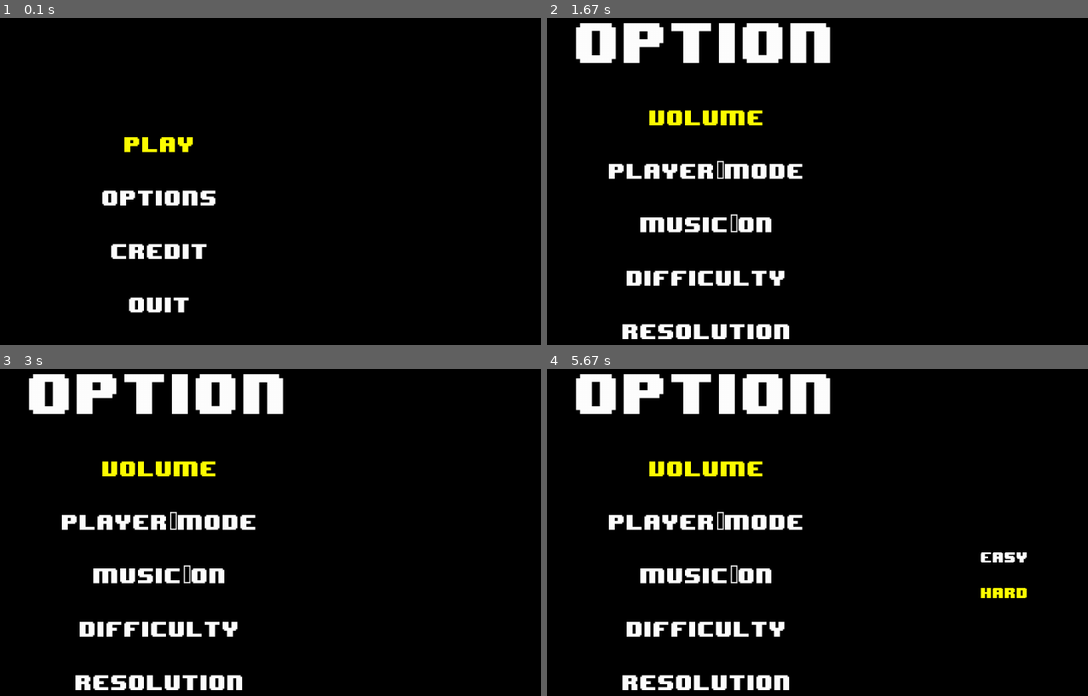
Above: before the commit, frames 1-4 (two rows, left to right).
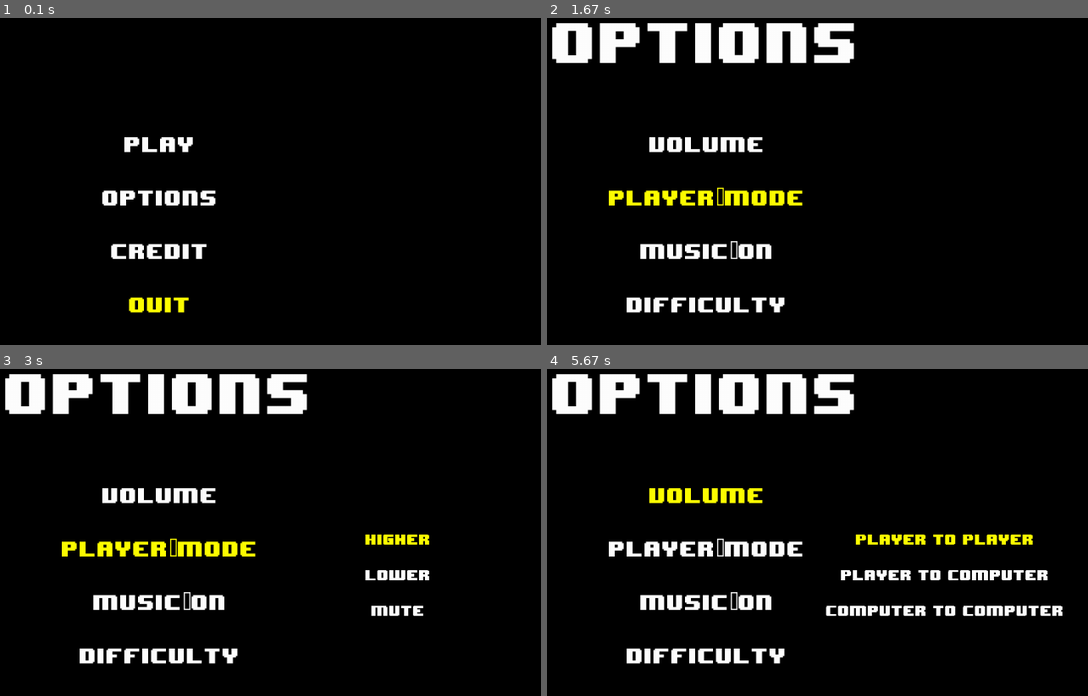
Above: after the commit, the same moments.

Repository: MohammadDallash/Gobblet-Ai-PYgame
Game: pygame game, started from main.py
The game is run twice, just before and just after one commit, with the same random seed, the same clock (stepped at 60 frames per second) and the same inputs.
Inputs (mouse positions are in pixels of both pictures, inside the frame that each line leads up to):
- Up to frame 1 (0.1 s): no input
- Up to frame 2 (1.67 s): press the mouse at (709, 197) at 0.37 s; move the mouse to (693, 269) at 0.47 s; release the mouse at (682, 341) at 0.6 s; tap Enter at 0.67 s; press the mouse at (709, 328) at 1.03 s; move the mouse to (752, 230) at 1.13 s; release the mouse at (801, 132) at 1.27 s; press the mouse at (1006, 188) at 1.37 s; move the mouse to (963, 214) at 1.47 s; release the mouse at (925, 240) at 1.6 s
- Up to frame 3 (3 s): press the mouse at (459, 539) at 1.7 s; move the mouse to (189, 575) at 1.8 s; release the mouse at (outside the picture) at 1.93 s; press the mouse at (459, 591) at 2.03 s; move the mouse to (357, 519) at 2.13 s; release the mouse at (259, 447) at 2.27 s; press the mouse at (162, 467) at 2.37 s; move the mouse to (140, 503) at 2.47 s; release the mouse at (119, 535) at 2.6 s; press the mouse at (459, 610) at 2.7 s; move the mouse to (173, 555) at 2.8 s; release the mouse at (outside the picture) at 2.93 s
- Up to frame 4 (5.67 s): press the mouse at (709, 627) at 3.03 s; move the mouse to (628, 679) at 3.13 s; release the mouse at (outside the picture) at 3.27 s; press the mouse at (1006, 591) at 3.37 s; move the mouse to (763, 630) at 3.47 s; release the mouse at (outside the picture) at 3.6 s; press the mouse at (1006, 591) at 3.7 s; move the mouse to (893, 539) at 3.8 s; release the mouse at (785, 486) at 3.93 s; press the mouse at (709, 519) at 4.03 s; move the mouse to (644, 607) at 4.13 s; release the mouse at (584, 695) at 4.27 s; press the mouse at (990, 575) at 4.37 s; move the mouse to (714, 493) at 4.47 s; release the mouse at (outside the picture) at 4.6 s; tap Enter at 4.67 s; press the mouse at (1006, 610) at 5.03 s; move the mouse to (871, 512) at 5.13 s; release the mouse at (741, 414) at 5.27 s; press the mouse at (709, 627) at 5.37 s; move the mouse to (768, 548) at 5.47 s; release the mouse at (828, 473) at 5.6 s

The runs differ from the first frame. In frame 1, 0.8% of the frame differs, in the area x 22-36%, y 36-91%; in frame 2, 11%; in frame 3, 12%; in frame 4, 14%, in the area x 0-96%, y 1-99%.

Commit message:
the mouse hover

Diff:
--- a/game.py
+++ b/game.py
@@ -1,8 +1,9 @@
 import pygame
 import os, time, pygame
-from states.title import *
+
 from util.sprite import *
 from util.music import *
+from states.mainMenu import *
 from util.helpers import *
 
 class Game():
@@ -32,7 +33,7 @@
 
 
         self.state_stack = []
-        self.title_screen = Title(self)
+        self.title_screen = MainMenu(self)
         self.title_screen.enter_state()
 
 
@@ -98,7 +99,7 @@
     def render(self):
 
         self.state_stack[-1].render(self.game_canvas)
-        self.window.blit(pygame.transform.scale(self.game_canvas,(self.DISPLAY_W, self.DISPLAY_H)), (0,0))
+        self.window.blit(pygame.transform.scale(self.game_canvas,(self.DISPLAY_W ,  self.DISPLAY_H)), (0,0))
 
         pygame.display.flip() #It controls when and how changes made in your code will be visible on the screen
 
@@ -172,7 +173,3 @@
 
             if pygame.mouse.get_pressed()[0]:  # left click
                self.actions["LEFT_MOUSE_KEY_PRESS"] = True
-    def window_resulotion(self, width, height):
-        self.DISPLAY_W, self.DISPLAY_H = width, height
-        self.display = pygame.Surface((self.DISPLAY_W, self.DISPLAY_H))
-        self.window = pygame.display.set_mode(((self.DISPLAY_W, self.DISPLAY_H)))
--- a/states/title.py
+++ b/states/mainMenu.py
@@ -6,7 +6,7 @@
 
 
 
-class Title(State):
+class MainMenu(State):
     def __init__(self, game):
         State.__init__(self, game)
 
@@ -21,6 +21,13 @@
 
     def update(self, delta_time, actions):
         self.cur_option = self.menuGUI.update_cur_opt(actions)
+        x, y = pygame.mouse.get_pos()
+        for i in range(len(self.options_str)):
+            if self.menuGUI.mouse_collidepoint(x, y, i):
+                self.menuGUI.cur_option = i
+                self.cur_option = i
+
+
 
         if(actions['enter']):
             if (self.cur_option == 0):
--- a/states/menu.py
+++ /dev/null
@@ -1,140 +0,0 @@
-import pygame
-
-class Menu():
-    def __init__(self, game):
-        self.game = game
-        self.mid_w, self.mid_h = self.game.DISPLAY_W / 2, self.game.DISPLAY_H / 2
-        self.run_display = True
-        self.cursor_rect = pygame.Rect(0, 0, 20, 20)
-        self.offset = - 100
-
-
-    def draw_cursor(self):
-        self.game.helper.draw_text(self.game, '*', 15, self.cursor_rect.x, self.cursor_rect.y)
-
-    def blit_screen(self):
-        self.game.window.blit(self.game.display, (0, 0))
-        pygame.display.update()
-        self.game.reset_keys()
-
-class MainMenu(Menu):
-    def __init__(self, game):
-        Menu.__init__(self, game)
-        self.state = "Start"
-        self.startx, self.starty = self.mid_w, self.mid_h + 30
-        self.optionsx, self.optionsy = self.mid_w, self.mid_h + 50
-        self.creditsx, self.creditsy = self.mid_w, self.mid_h + 70
-        self.cursor_rect.midtop = (self.startx + self.offset, self.starty)
-        self.Rec_Main_Menu = self.game.helper.draw_text(self.game,'Main Menu', 20, self.game.DISPLAY_W / 2, self.game.DISPLAY_H / 2 - 20)
-        self.Rec_Start = self.game.helper.draw_text(self.game,"Start Game", 20, self.startx, self.starty)
-        self.Rec_Options = self.game.helper.draw_text(self.game,"Options", 20, self.optionsx, self.optionsy)
-        self.Rec_Credits = self.game.helper.draw_text(self.game,"Credits", 20, self.creditsx, self.creditsy)
-
-    def display_menu(self):
-        self.run_display = True
-        while self.run_display:
-            self.game.check_events()
-            self.check_input()
-            self.game.display.fill(self.game.BLACK)
-            self.game.helper.draw_text(self.game,'Main Menu', 20, self.game.DISPLAY_W / 2, self.game.DISPLAY_H / 2 - 20)
-            self.game.helper.draw_text(self.game,"Start Game", 20, self.startx, self.starty)
-            self.game.helper.draw_text(self.game,"Options", 20, self.optionsx, self.optionsy)
-            self.game.helper.draw_text(self.game,"Credits", 20, self.creditsx, self.creditsy)
-            self.draw_cursor()
-            self.blit_screen()
-
-    def move_cursor(self):
-        if self.game.DOWN_KEY:
-            if self.state == 'Start':
-                self.cursor_rect.midtop = (self.optionsx + self.offset, self.optionsy)
-                self.state = 'Options'
-            elif self.state == 'Options':
-                self.cursor_rect.midtop = (self.creditsx + self.offset, self.creditsy)
-                self.state = 'Credits'
-            elif self.state == 'Credits':
-                self.cursor_rect.midtop = (self.startx + self.offset, self.starty)
-                self.state = 'Start'
-        elif self.game.UP_KEY:
-            if self.state == 'Start':
-                self.cursor_rect.midtop = (self.creditsx + self.offset, self.creditsy)
-                self.state = 'Credits'
-            elif self.state == 'Options':
-                self.cursor_rect.midtop = (self.startx + self.offset, self.starty)
-                self.state = 'Start'
-            elif self.state == 'Credits':
-                self.cursor_rect.midtop = (self.optionsx + self.offset, self.optionsy)
-                self.state = 'Options'
-
-    def check_input(self):
-        self.move_cursor()
-        if self.game.START_KEY:
-            if self.state == 'Start':
-                self.game.playing = True
-            elif self.state == 'Options':
-                self.game.curr_menu = self.game.options
-            elif self.state == 'Credits':
-                self.game.curr_menu = self.game.credits
-        if self.game.KEY_PRESS:
-            x, y = pygame.mouse.get_pos()
-            if self.Rec_Start.collidepoint(x, y):
-                self.game.playing = True
-            elif self.Rec_Options.collidepoint(x, y):
-                self.game.curr_menu = self.game.options
-            elif self.Rec_Credits.collidepoint(x, y):
-                self.game.curr_menu = self.game.credits
-        self.run_display = False
-
-
-
-class OptionsMenu(Menu): #Todo: make options menu : game_mode : computer-to-computer or player-to-player or player-to-computer , difficulty : easy or hard , volume : 0-100
-    def __init__(self, game):
-        Menu.__init__(self, game)
-        self.volx, self.voly = self.mid_w, self.mid_h + 20
-        self.controlsx, self.controlsy = self.mid_w, self.mid_h + 40
-        self.cursor_rect.midtop = (self.volx + self.offset, self.voly)
-
-
-    def display_menu(self):
-        while self.run_display:
-            self.game.check_events()
-            self.check_input()
-            self.game.display.fill(self.game.BLACK)
-            self.game.helper.draw_text(self.game,'Options', 20, self.game.DISPLAY_W / 2, self.game.DISPLAY_H / 2 - 30)
-            self.draw_cursor()
-            self.blit_screen()
-
-    def check_input(self):
-        if self.game.BACK_KEY:
-            self.game.curr_menu=self.game.main_menu
-            self.run_display=False
-            pass
-
-
-
-class CreditsMenu(Menu):
-    def __init__(self, game):
-        Menu.__init__(self, game)
-
-    def display_menu(self):
-            self.run_display = True
-            while self.run_display:
-                self.game.check_events()
-                if self.game.START_KEY or self.game.BACK_KEY:
-                    self.game.curr_menu = self.game.main_menu
-                    self.run_display = False
-                self.game.display.fill(self.game.BLACK)
-                self.game.helper.draw_text(self.game,'Credits', 20, self.game.DISPLAY_W / 2, 50)
-
-                # List of contributors
-                contributors = [
-                    ("Developer", "Rana Hossny"),
-                    ("Developer", "Sara Hossny"),
-                    ("Artist", "Dallash"),
-                ]
-
-                y_position = 100
-                for role, name in contributors:
-                    self.game.helper.draw_text(self.game,f'{role} : {name}', 15, self.game.DISPLAY_W / 2, y_position)
-                    y_position += 20
-
-                self.blit_screen()
--- a/states/option.py
+++ b/states/option.py
@@ -8,67 +8,47 @@
 class Option(State):
     def __init__(self, game):
         State.__init__(self, game)
-        self.options_str = ['Volume', 'Player_Mode', 'Music_On', 'Difficulty', 'Resolution']
-        self.Volume_options = ['Higher', 'Lower', 'Mute']
-        self.Player_mode_options = ['Player to Player', 'Player to Computer', 'Computer to Computer']
+        self.options_str = ['Volume', 'Player_Mode', 'Music_On', 'Difficulty']
+        self.Volume = ['Higher', 'Lower', 'Mute']
+        self.Player_Mode = ['Player to Player', 'Player to Computer', 'Computer to Computer']
         self.Music_on_options = ['On', 'Off']
         self.Difficulty_options = ['Easy', 'Hard']
-        self.Resolution_options = ['900x700', '1200x400', '1200x800']
         self.volume='Higher'
         self.PlayerMode='Player to Player'
         self.Music='On'
         self.Difficulty='Easy'
-        self.Resolution='900x700'
+
 
         self.cur_option = 0
         self.menuGUI = MenuGUI(self.game, self.options_str, self.cur_option, font_size=30, x_pos=self.game.DISPLAY_W / 2,
                                 justTxt=False)
 
     def update(self, delta_time, actions):
+        options = [self.Volume, self.Player_Mode, self.Music_on_options,
+                    self.Difficulty_options]
+
         self.cur_option = self.menuGUI.update_cur_opt(actions)
         if actions['Esc']:
             self.exit_state()
 
-        if actions['enter'] :
-            if self.cur_option == 0:
-                option_state=Option_select(self.game,self.Volume_options,'Volume_options',self)
-                option_state.enter_state()
-            elif self.cur_option == 1:
-                option_state=Option_select(self.game,self.Player_mode_options,"Player_mode_options",self)
-                option_state.enter_state()
-            elif self.cur_option == 2:
-                option_state=Option_select(self.game,self.Music_on_options,"Music_on_options",self)
-                option_state.enter_state()
+        if actions['enter']:
+            option_state = Option_select(self.game, options[self.cur_option], self.options_str[self.cur_option], self)
+            option_state.enter_state()
 
-            elif self.cur_option == 3:
-                option_state=Option_select(self.game,self.Difficulty_options,"Difficulty_options",self)
-                option_state.enter_state()
-            elif self.cur_option == 4:
-                option_state=Option_select(self.game,self.Resolution_options,"Resolution_options",self)
-                option_state.enter_state()
-        if(actions['LEFT_MOUSE_KEY_PRESS']):
-            x,y=pygame.mouse.get_pos()
-            if self.menuGUI.mouse_collidepoint(x,y,0):
-                option_state=Option_select(self.game,self.Volume_options,'Volume_options',self)
-                option_state.enter_state()
-            if self.menuGUI.mouse_collidepoint(x,y,1):
-                option_state=Option_select(self.game,self.Player_mode_options,"Player_mode_options",self)
-                option_state.enter_state()
-            if self.menuGUI.mouse_collidepoint(x,y,2):
-                option_state=Option_select(self.game,self.Music_on_options,"Music_on_options",self)
-                option_state.enter_state()
-            if self.menuGUI.mouse_collidepoint(x,y,3):
-                option_state=Option_select(self.game,self.Difficulty_options,"Difficulty_options",self)
-                option_state.enter_state()
-            if self.menuGUI.mouse_collidepoint(x,y,4):
-                option_state=Option_select(self.game,self.Resolution_options,"Resolution_options",self)
-                option_state.enter_state()
+
+        x, y = pygame.mouse.get_pos()
+        for i in range(len(self.options_str)):
+            if self.menuGUI.mouse_collidepoint(x, y, i):
+                self.menuGUI.cur_option = i
+                if actions['LEFT_MOUSE_KEY_PRESS']:
+                    option_state = Option_select(self.game, options[i], self.options_str[i], self)
+                    option_state.enter_state()
 
 
 
     def render(self, display):
         display.fill(self.game.BLACK)
-        self.helper.draw_text(display, 'Option', self.game.WHITE, 80, self.game.DISPLAY_W / 2, 50)
+        self.helper.draw_text(display, 'Options', self.game.WHITE, 80, self.game.DISPLAY_W / 2, 50)
         self.menuGUI.render(display)
     def enter_state(self):
         super().enter_state()
@@ -83,12 +63,8 @@
         self.PlayerMode=val
     def set_Difficulty(self,val):
         self.Difficulty=val
-    def set_Resolutiony(self,val):
-        self.Resolution=val
-        x_str, y_str = self.Resolution.split('x')
-        x = int(x_str)
-        y = int(y_str)
-        # self.game.window_resulotion(x,y)
+
+
 
 class Option_select(State):
     def __init__(self, game, option, T, op):
@@ -101,44 +77,49 @@
         self.cur_option = self.get_choose()
 
         self.menuGUI = MenuGUI(self.game, self.options_str, self.cur_option, font_size=20,
-                               x_pos=self.game.DISPLAY_W / 2 + 500, justTxt=False)
+                               x_pos=self.game.DISPLAY_W / 2 + 400, justTxt=False)
 
     def get_choose(self):
-        if self.type == 'Volume_options':  # Correct the usage here
+        if self.type == 'Volume':  # Correct the usage here
             return self.options_str.index(self.option_object.volume)
-        elif self.type == 'Player_mode_options':
+        elif self.type == 'Player_Mode':
             return self.options_str.index(self.option_object.PlayerMode)
-        elif self.type == 'Music_on_options':
+        elif self.type == 'Music_On':
             return self.options_str.index(self.option_object.Music)
-        elif self.type == 'Difficulty_options':
+        elif self.type == 'Difficulty':
             return self.options_str.index(self.option_object.Difficulty)
-        elif self.type == 'Resolution_options':
-            return self.options_str.index(self.option_object.Resolution)
     def set_choose(self):
-        if self.type == 'Volume_options':
+        if self.type == 'Volume':
             self.option_object.set_volume(self.options_str[self.cur_option])
-        elif self.type == 'Player_mode_options':
+        elif self.type == 'Player_Mode':
             self.option_object.set_PlayerMode(self.options_str[self.cur_option])
-        elif self.type == 'Music_on_options':
+        elif self.type == 'Music_On':
             self.option_object.set_music(self.options_str[self.cur_option])
-        elif self.type == 'Difficulty_options':
+        elif self.type == 'Difficulty':
            self.option_object.set_Difficulty(self.options_str[self.cur_option])
-        elif self.type == 'Resolution_options':
-            self.option_object.set_Resolutiony(self.options_str[self.cur_option])
+
     def set_choose_with_value(self,value):
-        if self.type == 'Volume_options':
+        if self.type == 'Volume':
             self.option_object.set_volume(value)
-        elif self.type == 'Player_mode_options':
+        elif self.type == 'Player_Mode':
             self.option_object.set_PlayerMode(value)
-        elif self.type == 'Music_on_options':
+        elif self.type == 'Music_On':
             self.option_object.set_music(value)
-        elif self.type == 'Difficulty_options':
+        elif self.type == 'Difficulty':
            self.option_object.set_Difficulty(value)
-        elif self.type == 'Resolution_options':
-            self.option_object.set_Resolutiony(value)
+
 
     def update(self, delta_time, actions):
         self.cur_option = self.menuGUI.update_cur_opt(actions)
+        x, y = pygame.mouse.get_pos()
+        for i in range(len(self.options_str)):
+            if self.menuGUI.mouse_collidepoint(x, y, i):
+                self.menuGUI.cur_option = i
+                self.cur_option = i
+
+
+
+
         if(actions['Esc']):
            self.exit_state()
         if(actions['enter']):
@@ -152,7 +133,7 @@
             elif self.menuGUI.mouse_collidepoint(x,y,1):
                 self.set_choose_with_value(self.options_str[1])
                 self.exit_state()
-            if self.type == 'Resolution_options'or self.type == 'Player_mode_options'or self.type == 'Volume_options':
+            if  self.type == 'Player_Mode'or self.type == 'Volume':
                 if self.menuGUI.mouse_collidepoint(x,y,2) :
                     self.set_choose_with_value(self.options_str[2])
                     self.exit_state()
--- a/util/helpers.py
+++ b/util/helpers.py
@@ -51,7 +51,7 @@
             self.rec.append(text_rect)
 
     def mouse_collidepoint(self, x, y, index):
-        return self.rec[index].collidepoint(x, y)
+        return len(self.rec) == 0 or self.rec[index].collidepoint(x, y)
 
 ## load game background music [music1, music2]
 
